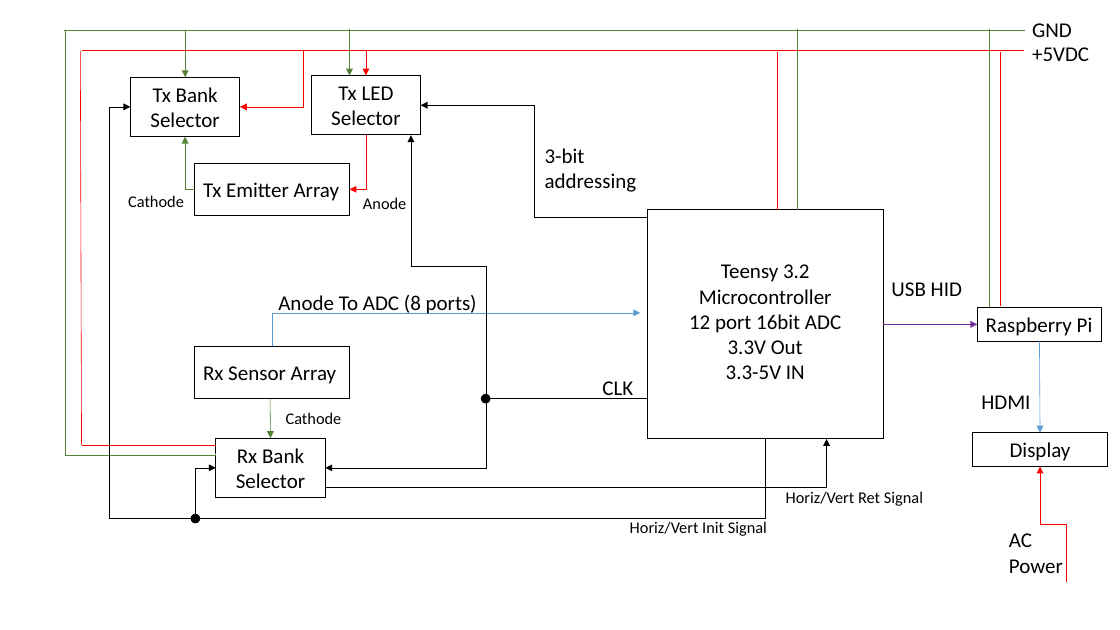
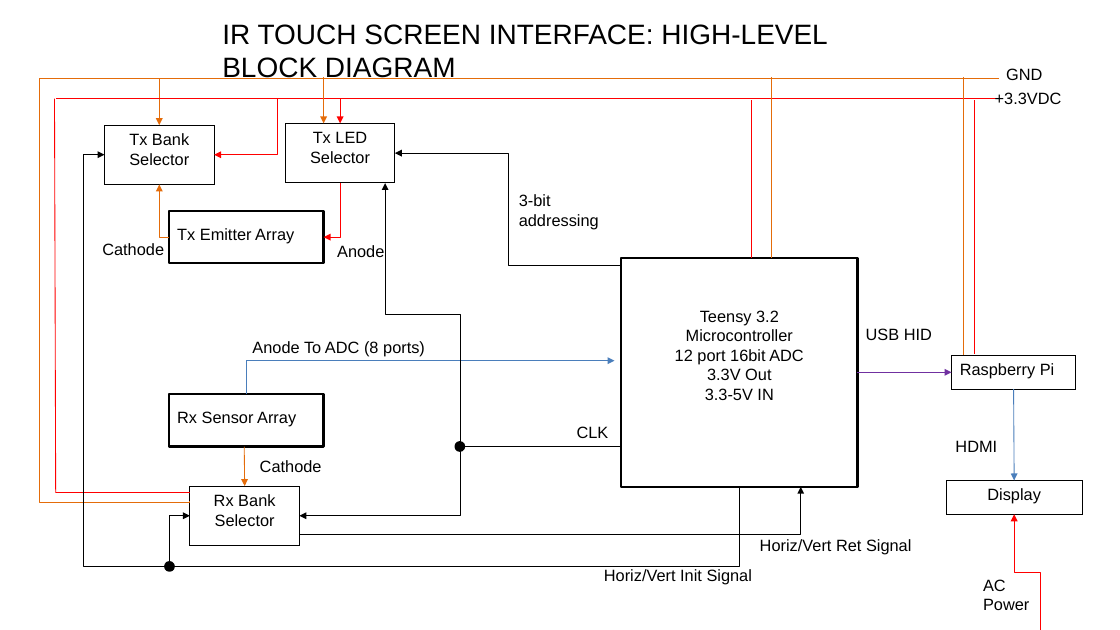
Before and after one commit to Meet2147/touch_smart_mirror, a slide deck: slide 2 of docs/block diagrams.pptx. Drawn at 1120x630 pixels with LibreOffice and Linux fonts; fonts in the diff are those of the drawing. Boxes give left, top, right and bottom in pixels: in the first picture for what was removed or moved away, otherwise in the second. Text is boxed around its words. In the diff, an @@ line names an element or a change of style, - is before the commit and + after.

```diff
--- a/docs/block diagrams.pptx
+++ b/docs/block diagrams.pptx
@@ text added at (222,24,827,79), 24 pt, text #000000 @@
+IR TOUCH SCREEN INTERFACE: HIGH-LEVEL BLOCK DIAGRAM
@@ elbow line (190, 502) - (39, 78): stroke #548235 0.5 pt to #E46C0A 0.75 pt @@
@@ line (161, 78) - (39, 78): stroke #548235 0.5 pt to #E46C0A 0.75 pt @@
@@ elbow arrow (1000, 78) - (160, 125): stroke #548235 0.5 pt to #E46C0A 0.75 pt @@
@@ arrow (323, 76) - (323, 124): stroke #548235 0.5 pt to #E46C0A 0.75 pt @@
@@ line (772, 76) - (772, 258): stroke #548235 0.5 pt to #E46C0A 0.75 pt @@
@@ line (964, 76) - (964, 355): stroke #548235 0.5 pt to #E46C0A 0.75 pt @@
@@ line (277, 98) - (55, 98): stroke #FF0000 0.5 pt to #FF0000 0.75 pt @@
@@ line (55, 98) - (55, 493): stroke #FF0000 0.5 pt to #FF0000 0.75 pt @@
@@ elbow arrow (340, 98) - (214, 155): stroke #FF0000 0.5 pt to #FF0000 0.75 pt @@
@@ elbow arrow (998, 98) - (340, 124): stroke #FF0000 0.5 pt to #FF0000 0.75 pt @@
@@ line (752, 100) - (752, 258): stroke #FF0000 0.5 pt to #FF0000 0.75 pt @@
@@ line (975, 100) - (975, 354): stroke #FF0000 0.5 pt to #FF0000 0.75 pt @@
@@ text at (995,92,1062,104): text changed; size 18 to 14 pt; font Calibri to Arial @@
-+5VDC
++3.3VDC
@@ elbow arrow (169, 568) - (104, 155): stroke #000000 0.5 pt to #000000 0.75 pt @@
@@ elbow arrow (622, 266) - (395, 153): stroke #000000 0.5 pt to #000000 0.75 pt @@
@@ 15 texts, 12 elbow arrows, 6 rectangles, 6 lines, 3 arrows, 2 ellipses, 1 elbow line: place and size @@
-15 texts, 12 elbow arrows, 6 rectangles, 6 lines, 3 arrows, 2 ellipses, 1 elbow line at (65,23,1108,582)
+15 texts, 12 elbow arrows, 6 rectangles, 6 lines, 3 arrows, 2 ellipses, 1 elbow line at (39,68,1083,630)
@@ elbow arrow (169, 237) - (160, 185): stroke #548235 0.5 pt to #E46C0A 0.75 pt @@
@@ elbow arrow (340, 183) - (323, 237): stroke #FF0000 0.5 pt to #FF0000 0.75 pt @@
@@ elbow arrow (460, 445) - (385, 183): stroke #000000 0.5 pt to #000000 0.75 pt @@
@@ size 18 to 14 pt, font Calibri to Arial in 15 elements at (866,328,932,340), (286,124,395,183), (947,481,1083,514), (955,440,997,452), (577,426,609,438), (983,579,1029,610), (1006,68,1042,80), (675,310,804,400), (177,228,294,244), (177,411,296,427), (104,125,213,185), (190,486,299,546), (252,341,425,356), (952,355,1076,389), (519,194,599,229) @@
@@ 2 rectangles, 2 lines, 1 arrow, 1 elbow arrow: place and size @@
-2 rectangles, 2 lines, 1 arrow, 1 elbow arrow at (216,29,1102,498)
+2 rectangles, 2 lines, 1 arrow, 1 elbow arrow at (190,76,1076,546)
@@ elbow arrow (246, 394) - (615, 360): stroke #5B9BD5 0.5 pt to #4B7EBC 0.75 pt @@
@@ arrow (858, 372) - (952, 372): stroke #7030A0 0.5 pt to #7030A0 0.75 pt @@
@@ arrow (1014, 389) - (1014, 481): stroke #5B9BD5 0.5 pt to #4B7EBC 0.75 pt @@
@@ arrow (245, 447) - (245, 486): stroke #548235 0.5 pt to #E46C0A 0.75 pt @@
@@ elbow arrow (622, 447) - (299, 516): stroke #000000 0.5 pt to #000000 0.75 pt @@
@@ line (55, 493) - (190, 493): stroke #FF0000 0.5 pt to #FF0000 0.75 pt @@
@@ elbow arrow (739, 487) - (190, 516): stroke #000000 0.5 pt to #000000 0.75 pt @@
@@ elbow arrow (299, 535) - (801, 487): stroke #000000 0.5 pt to #000000 0.75 pt @@
@@ elbow arrow (1040, 630) - (1014, 514): stroke #FF0000 0.5 pt to #FF0000 0.75 pt @@
@@ outline #000000 1 pt to #000000 2 pt in 5 elements at (456,443,465,451), (622,258,858,487), (169,211,323,263), (169,394,323,446), (166,562,174,571) @@
@@ font Calibri to Arial in 5 elements at (337,245,384,257), (760,539,911,555), (102,243,164,255), (260,460,322,472), (604,569,752,585) @@
```
Also in this commit, not shown: 1 other slide changed, 2 slides added, 43 other files.
